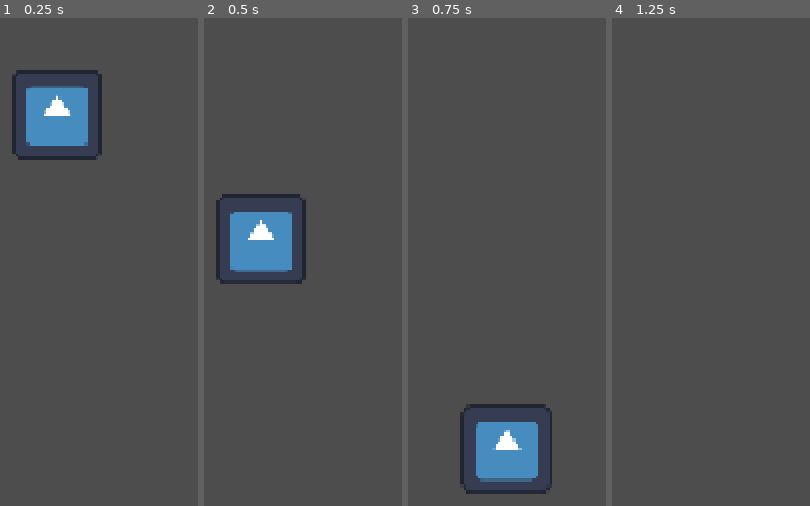
Above: before the commit, frames 1-4 (left to right).
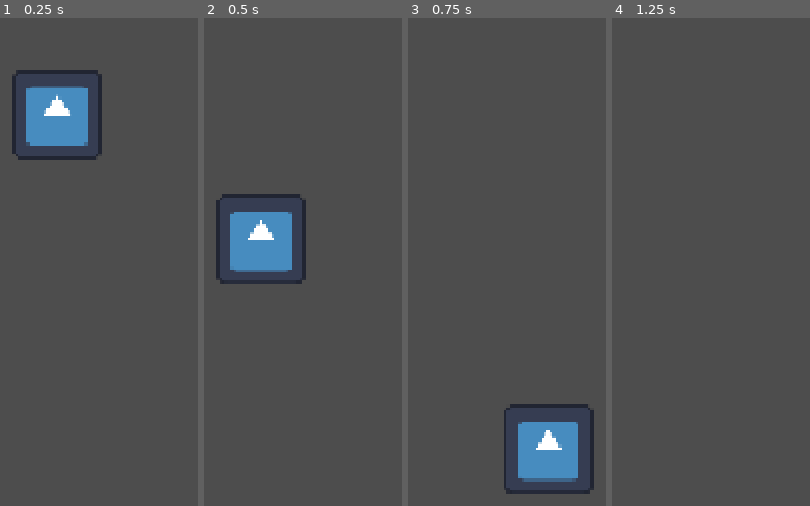
Above: after the commit, the same moments.

Repository: DaneyLmao/fight-a-mole
Game: Godot game, scene res://main.tscn
The game is run twice, just before and just after one commit, with the same random seed, the same clock (stepped at 60 frames per second) and the same inputs. This scene is started directly instead of the project's main scene. The engine's default icon, where the game draws it, is replaced by a stand-in: a white triangle on a blue panel in a dark square.
Inputs (mouse positions are in pixels of both pictures, inside the frame that each line leads up to):
- Up to frame 1 (0.25 s): no input
- Up to frame 2 (0.5 s): no input
- Up to frame 3 (0.75 s): tap Enter (ui_accept) at 0.5 s; move the mouse to (outside the picture) at 0.52 s; hold Right (ui_right) from 0.53 s (still down); tap A (a) at 0.6 s; click (outside the picture) at 0.67 s
- Up to frame 4 (1.25 s): keep holding Right (ui_right); tap Space (jump) at 0.77 s; tap D (d) at 0.8 s

Frames 1-2 are identical in both runs. In frame 3, 6.6% of the frame differs, in the area x 26-94%, y 79-98%; in frame 4, nothing differs.

Commit message:
whatever tf you where doing

Diff:
--- a/3D.tscn
+++ b/3D.tscn
@@ -236,4 +236,6 @@
 
 [node name="MeshInstance3D" type="MeshInstance3D" parent="." unique_id=1642843570]
 transform = Transform3D(0.022943057, -0.03276608, -1.4322509e-09, 0, -1.7484555e-09, 0.04, -0.03276608, -0.022943057, -1.0028729e-09, -21.03, 0, -12.229)
+gi_mode = 0
+gi_lightmap_texel_scale = 0.01
 mesh = ExtResource("8_160f7")
--- a/player.gd
+++ b/player.gd
@@ -18,7 +18,7 @@
 	# As good practice, you should replace UI actions with custom gameplay actions.
 	var direction := Input.get_axis("ui_left", "ui_right")
 	if direction:
-		velocity.x = direction * SPEED * 0.5
+		velocity.x = direction * SPEED
 	else:
 		velocity.x = move_toward(velocity.x, 0, SPEED)
 
